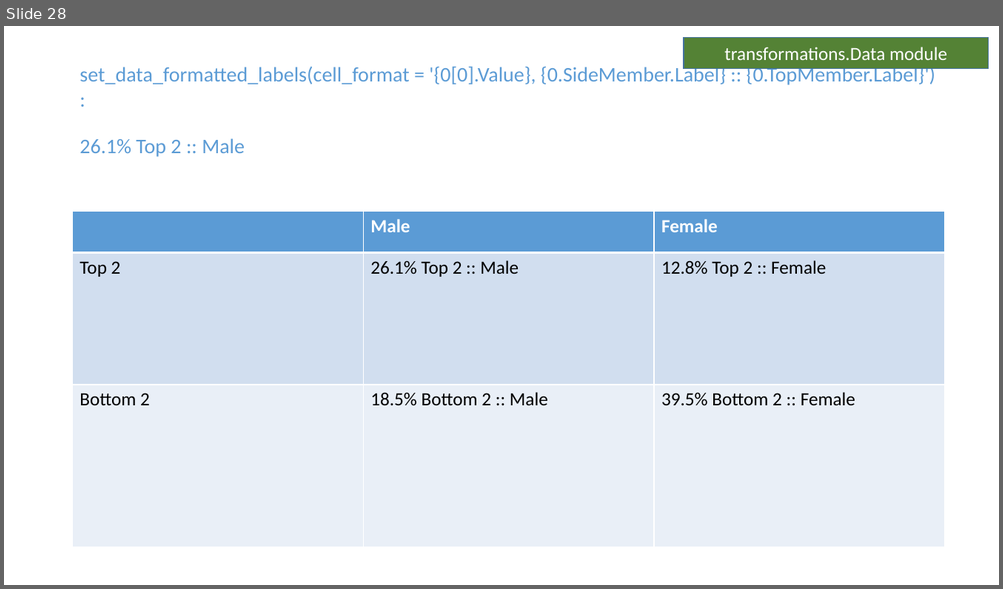
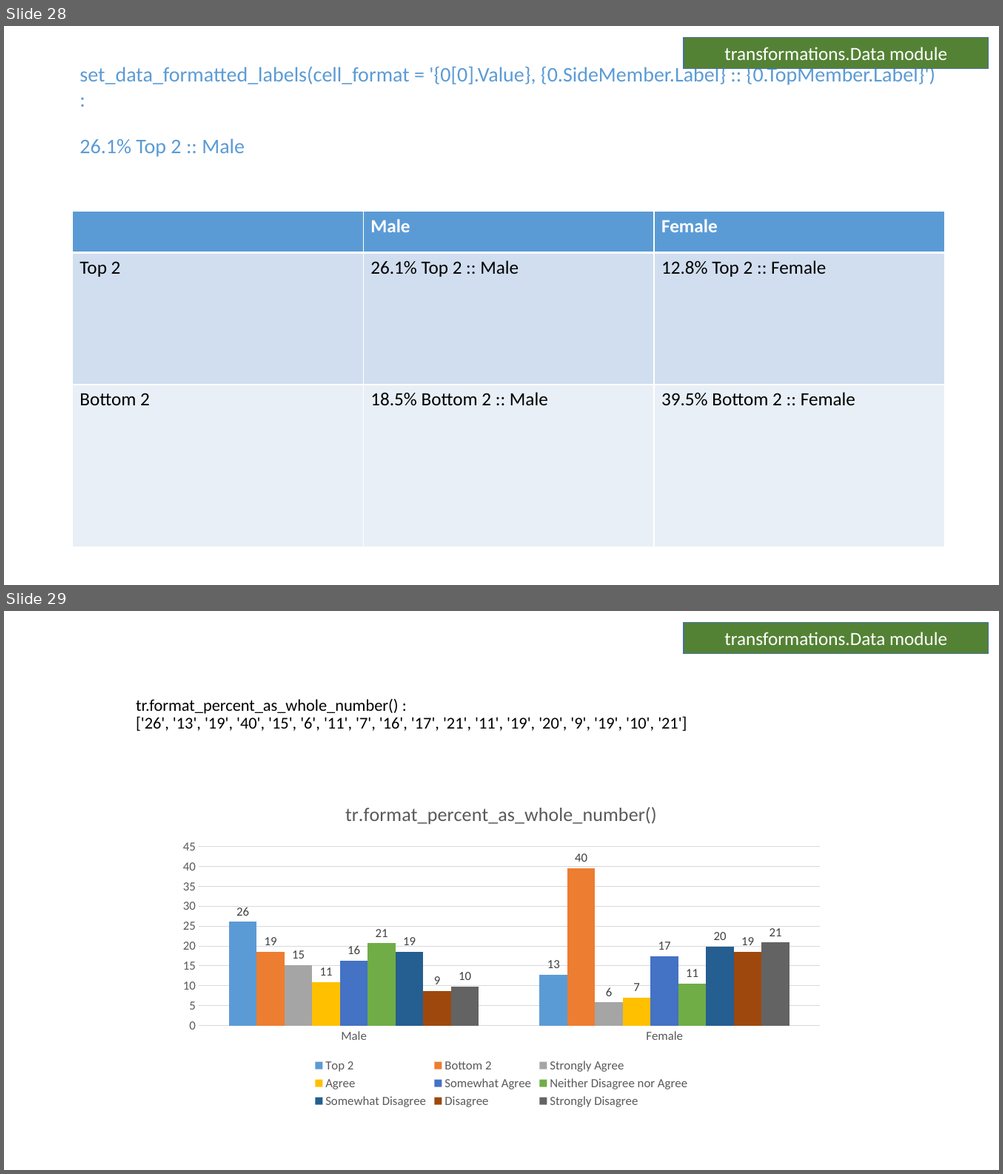
Before and after one commit to Collette-Curson/forgetdata_Slides_modules, a slide deck: Scripts/test_manual_transformations.pptx. Shown one above the other, each under a label of ours: slide 28 before the commit, slides 28 and 29 after it. The pictures are 1003x589 and 1003x1174 pixels, drawn with LibreOffice and Linux fonts; fonts in the diff are those of the drawing. Boxes give left, top, right and bottom in pixels: in the first picture for what was removed or moved away, otherwise in the second. Text is boxed around its words. In the diff, an @@ line names an element or a change of style, - is before the commit and + after.

Commit message:
updated manual reg test for data.format_percent_as_whole and format_whole_as_percent

```diff
--- a/Scripts/test_manual_transformations.pptx
+++ b/Scripts/test_manual_transformations.pptx
@@ slide 29 added at box(4, 611, 999, 1170), background #FFFFFF @@
@@ rectangle added at box(684, 622, 988, 653), fill #548235, outline #43739E 1 pt, 18 pt, text #FFFFFF @@
+transformations.Data module
@@ title added at box(136, 699, 686, 731), 16 pt, text #000000 @@
+tr.format_percent_as_whole_number() :
+['26', '13', '19', '40', '15', '6', '11', '7', '16', '17', '21', '11', '19', '20', '9', '19', '10', '21']
@@ column chart added at box(170, 786, 833, 1112) @@
+title "tr.format_percent_as_whole_number() "
+categories: Male, Female
+Top 2: 26, 13
+Bottom 2: 18, 40
+Strongly Agree: 15, 6
+Agree: 11, 7
+Somewhat Agree: 16, 17
+Neither Disagree nor Agree: 21, 10
+Somewhat Disagree: 18, 20
+Disagree: 9, 19
+Strongly Disagree: 10, 21
```
Also in this commit, not shown: 1 other slide added, 1 other file.
